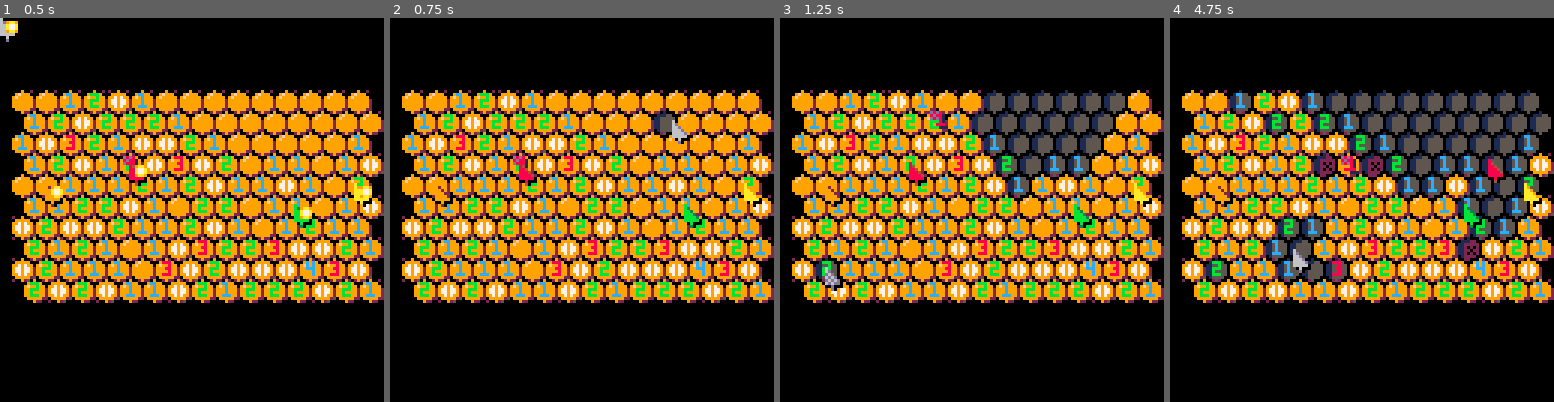
Above: before the commit, frames 1-4 (left to right).
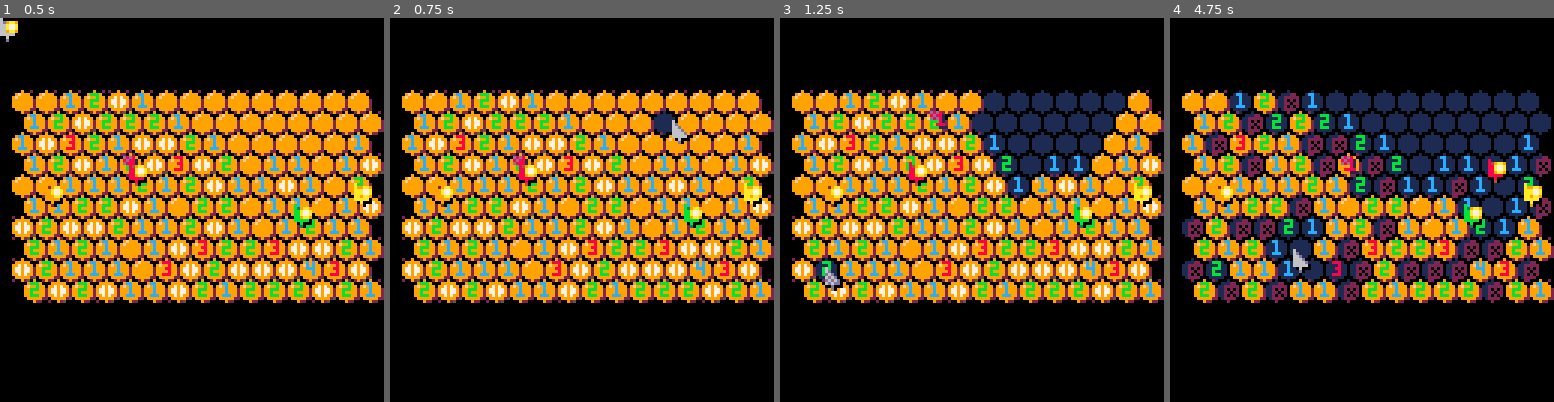
Above: after the commit, the same moments.

Repository: seaspaces27/hivesweeper-p8
Game: PICO-8 cartridge hivesweeper.p8
Same seed, same stepped clock (60 frames per second), same inputs: the game is played once before the commit and once after it.
Inputs (mouse positions are in pixels of both pictures, inside the frame that each line leads up to):
- Up to frame 1 (0.5 s): tap X (X key) at 0.33 s
- Up to frame 2 (0.75 s): click (670, 121) at 0.67 s; tap O (Z key) at 0.7 s
- Up to frame 3 (1.25 s): tap X (X key) at 1.07 s; click (826, 267) at 1.22 s
- Up to frame 4 (4.75 s): hold Right 1.6-2.1 s; tap O (Z key) every 0.4 s from 1.7 to 4.5 s; click (1277, 114) at 1.77 s; tap X (X key) at 1.85, 2.97, 4.08 s; hold Up 2.15-2.42 s; click (1342, 259) at 2.32 s; hold Right 2.47-3.03 s; click (1404, 106) at 2.87 s; hold Left 3.08-3.58 s; click (1465, 256) at 3.42 s; hold Down 3.63-3.97 s; click (1231, 102) at 3.97 s; hold Right 4.02-4.68 s; click (1292, 248) at 4.52 s; hold Up from 4.73 s (still down)

Frame 1 is identical in both runs. In frame 2, 0.5% of the frame differs, in the area x 13-97%, y 25-53%; in frame 3, 3.8%; in frame 4, 16%, in the area x 3-100%, y 18-75%.

Commit message:
lose condition + musics

Diff:
--- a/hivesweeper.p8
+++ b/hivesweeper.p8
@@ -61,7 +61,7 @@
  players={}
  for i=1,ppl do
   local plr={}
-  plr.id=1plr.pl=i-1plr.c=i
+  plr.id=1plr.pl=i-1plr.c=i plr.first_call=true
   plr.cooldown=0
   plr.x=64 plr.y=64
   plr.hin=0plr.vin=0
@@ -118,7 +118,8 @@
 	 	if s.ap and flagfield[s.id]==nil then
 	 	 if revealed[s.id]==false then
 		 	 if first_call then --first click is safe
-		 	  first_call=false sfx(12)
+		 	  first_call=false
+		 	  s.first_call=false sfx(12)
 		 	  relocate_bee(s.id)
 		 	 end
 		 	 local check=mark_hex(s.id,5)
@@ -174,7 +175,7 @@
    pal(13,cols_shade[s.c])
    spr(17,s.x,s.y)
    color(cols[s.c])
-   if first_call==true then
+   if s.first_call==true then
     spr(33,s.x,s.y)
    end
    //print("\#2"..s.id.." "..s.cooldown)
@@ -469,12 +470,13 @@
  mark.t=mark.full_t or t or 0
  mark.full_t=mark.full_t or t
  mark.done=false
+ mark.lose_all=true
  mark.set=function(s)
   local to_reveal=true
   --if cell isnt already revealed
   if revealed[s.id]==false then
    --if cell has no bees near
-   if ((numbers[s.id] or 0)==0 and (flagfield[s.id]==nil)) then
+   if ((numbers[s.id] or 0)==0 and (flagfield[s.id]==nil)) and mines[s.id]==false then
     to_reveal=true
     local m_adj=neighbours(s.id)
 	   for i=1,#m_adj do
@@ -492,6 +494,23 @@
 	    end
 	   end
    end
+   if mines[s.id] then
+    --touched a mine
+    if s.lose_all==true then
+    --lose condition
+    	sfx(3)
+     local offset=0
+     for j=1,#mines do
+     --mark all mines
+      if mines[j]==true and j~=s.id and revealed[j]==false then
+       offset+=1
+       local mark=mark_hex(j,offset)
+       --avoid recursion
+       mark.lose_all=false
+      end
+     end
+    end
+   end
   end
   --if to_reveal then
 	  revealed[s.id]=true
@@ -507,8 +526,12 @@
   end
  end
  mark.drw=function(s)
-  //local cell=hives_screen_pos[s.id]
-  //circfill(cell[1]+4,cell[2]+4,(1-(s.t/s.full_t))*8)
+  if false then
+   color(7)
+   local cell=hives_screen_pos[s.id]
+   circ(cell[1]+4,cell[2]+4,(1-(s.t/s.full_t))*8)
+   --circfill(cell[1]+4,cell[2]+4,(1-(s.t/s.full_t))*8)
+  end
  end
  add(reveal_que,mark)
  return mark
Not shown, changed: 66 lines of the sprite sheet (__gfx__) section of hivesweeper.p8
Not shown, changed: the music (__music__) section of hivesweeper.p8
Not shown, changed: the sound effects (__sfx__) section of hivesweeper.p8
